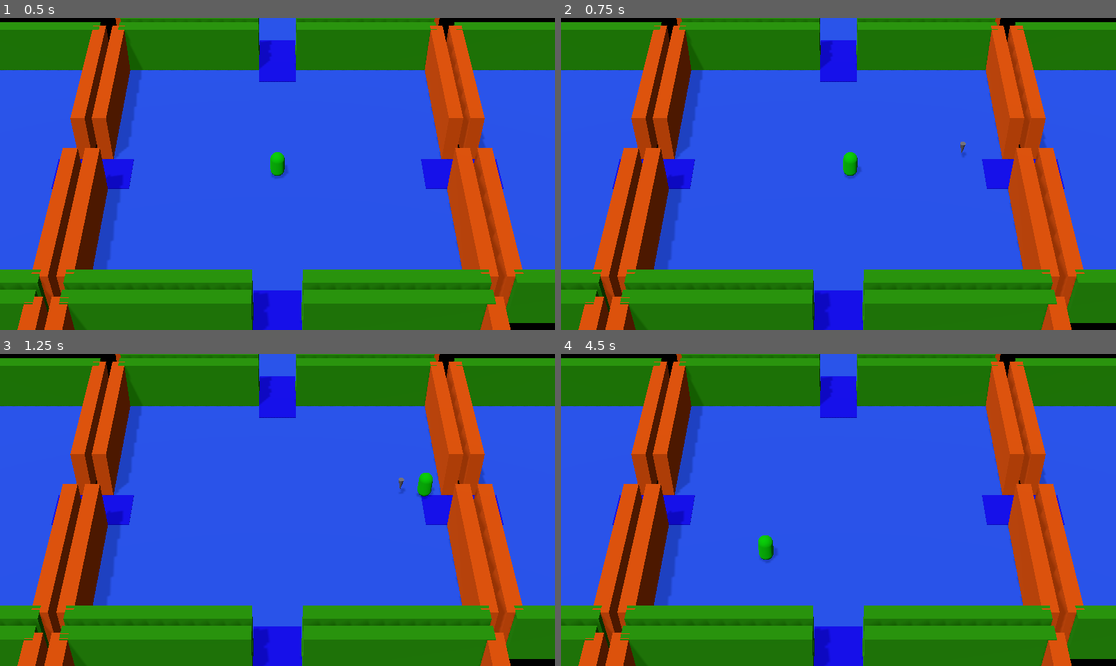
Above: before the commit, frames 1-4 (two rows, left to right).
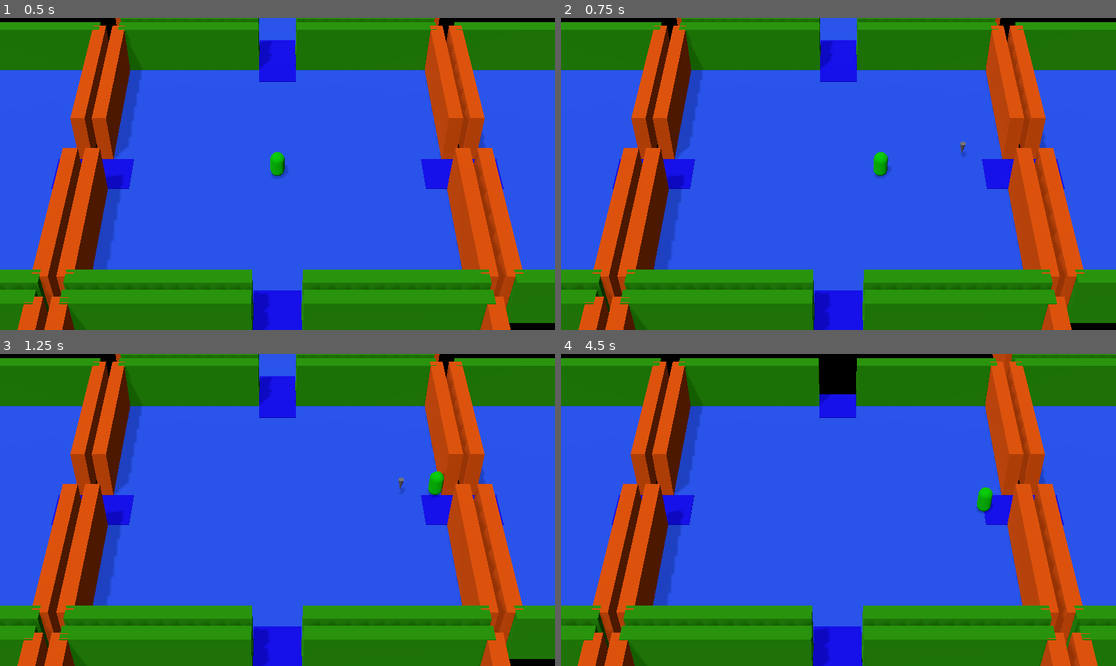
Above: after the commit, the same moments.

Repository: Faramine/rayb-game
Game: Godot game, scene res://world.tscn
Same seed, same stepped clock (60 frames per second), same inputs: the game is played once before the commit and once after it.
Inputs (mouse positions are in pixels of both pictures, inside the frame that each line leads up to):
- Up to frame 1 (0.5 s): no input
- Up to frame 2 (0.75 s): tap Enter at 0.5 s; move the mouse to (960, 158) at 0.52 s; hold D (move_right) from 0.53 s (still down); click (960, 158) at 0.67 s
- Up to frame 3 (1.25 s): keep holding D (move_right)
- Up to frame 4 (4.5 s): move the mouse to (727, 525) at 1.27 s; release D (move_right) at 1.28 s; hold S (move_down) 1.28-2.03 s; move the mouse to (894, 441) at 2.02 s; hold D (move_right) 2.03-2.78 s; tap Space at 2.75 s; move the mouse to (810, 572) at 2.77 s; hold W (move_up) 2.78-3.53 s; click (810, 572) at 2.92 s; move the mouse to (1005, 556) at 3.52 s; hold A (move_left) from 3.53 s (still down); move the mouse to (672, 463) at 4.27 s

Frame 1 is identical in both runs. In frame 2, 0.4% of the frame differs, in the area x 50-60%, y 42-52%; in frame 3, 0.3%; in frame 4, 4.7%, in the area x 3-100%, y 0-100%.

Commit message:
fix delta for speed

Diff:
--- a/player.gd
+++ b/player.gd
@@ -2,7 +2,7 @@
 
 @onready var controller = $".."
 
-@export var speed = 7
+@export var speed = 15
 @export var friction : float = 13
 var acceleration : Vector3 = Vector3.ZERO
 var dash_speed = 100
@@ -41,7 +41,7 @@
 func input_move2(delta):
 	var direction = controller.move_vector()
 	if direction:
-		acceleration = direction * speed/100
+		acceleration = direction * speed * delta
 	else:
 		acceleration.x = lerp(acceleration.x, 0.0, delta * friction)
 		acceleration.z = lerp(acceleration.z, 0.0, delta * friction)
